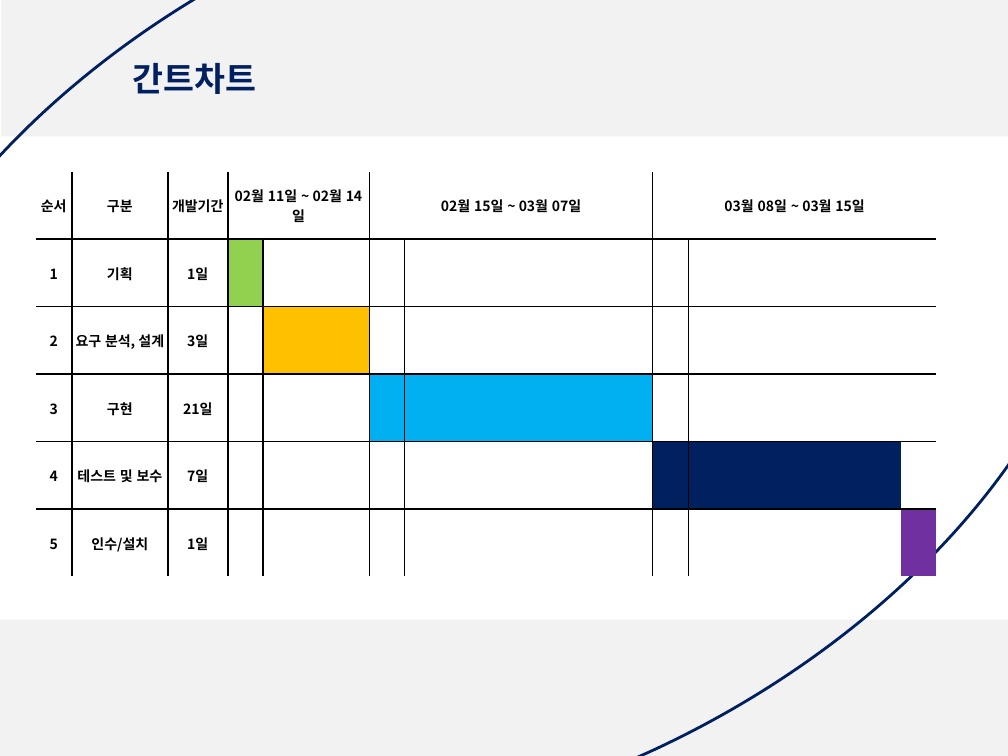
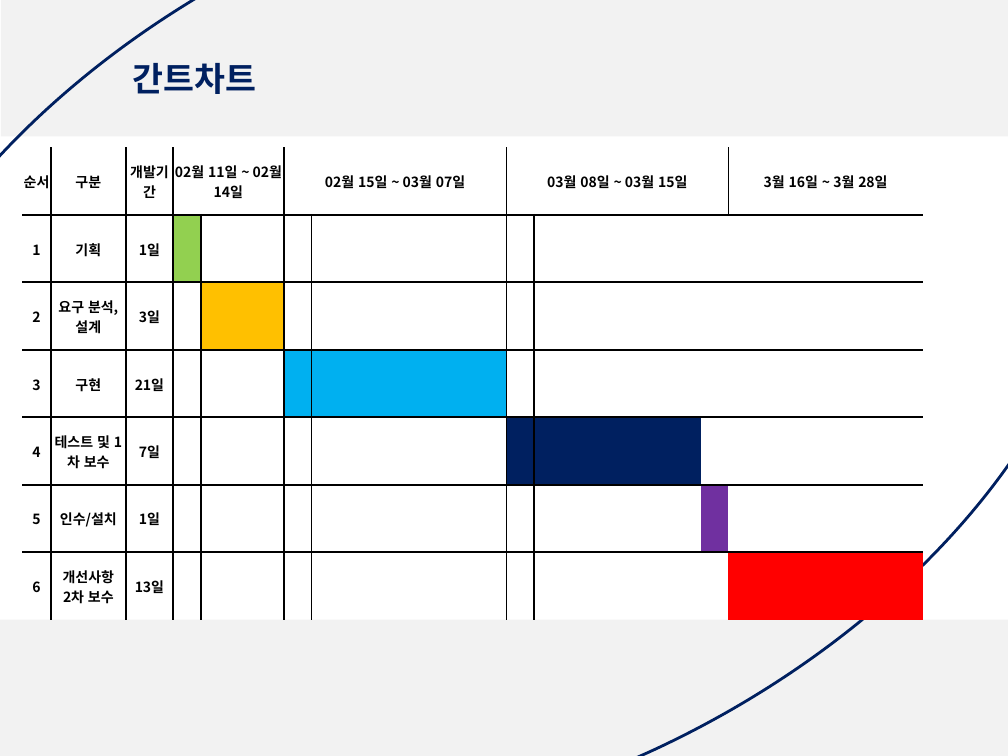
Before and after one commit to yeajinlee/ITP-team, a slide deck: slide 12 of multi_final/문서/3차 5조 2-15일 발표 자료(최종)/final_project_03.15 발표.pptx. Drawn at 1008x756 pixels with LibreOffice and Linux fonts; fonts in the diff are those of the drawing. Boxes give left, top, right and bottom in pixels: in the first picture for what was removed or moved away, otherwise in the second. Text is boxed around its words. In the diff, an @@ line names an element or a change of style, - is before the commit and + after.

```diff
--- a/multi_final/문서/3차 5조 2-15일 발표 자료(최종)/final_project_03.15 발표.pptx
+++ b/multi_final/문서/3차 5조 2-15일 발표 자료(최종)/final_project_03.15 발표.pptx
@@ table at [22,147,934,620] @@
-순서 | 구분 | 개발기간 | 02월 11일 ~ 02월 14일 |  |  |  | 02월 15일 ~ 03월 07일 |  |  |  |  |  |  |  | 03월 08일 ~ 03월 15일 |  |  |  |  |  |  | 
-1 | 기획 | 1일 |  |  |  |  |  |  |  |  |  |  |  |  |  |  |  |  |  |  |  | 
-2 | 요구 분석, 설계 | 3일 |  |  |  |  |  |  |  |  |  |  |  |  |  |  |  |  |  |  |  | 
-3 | 구현 | 21일 |  |  |  |  |  |  |  |  |  |  |  |  |  |  |  |  |  |  |  | 
-4 | 테스트 및 보수 | 7일 |  |  |  |  |  |  |  |  |  |  |  |  |  |  |  |  |  |  |  | 
-5 | 인수/설치 | 1일 |  |  |  |  |  |  |  |  |  |  |  |  |  |  |  |  |  |  |  | 
+순서 | 구분 | 개발기간 | 02월 11일 ~ 02월 14일 |  |  |  | 02월 15일 ~ 03월 07일 |  |  |  |  |  |  |  | 03월 08일 ~ 03월 15일 |  |  |  |  |  |  |  | 3월 16일 ~ 3월 28일 |  |  |  |  |  | 
+1 | 기획 | 1일 |  |  |  |  |  |  |  |  |  |  |  |  |  |  |  |  |  |  |  |  |  |  |  |  |  |  | 
+2 | 요구 분석, 설계 | 3일 |  |  |  |  |  |  |  |  |  |  |  |  |  |  |  |  |  |  |  |  |  |  |  |  |  |  | 
+3 | 구현 | 21일 |  |  |  |  |  |  |  |  |  |  |  |  |  |  |  |  |  |  |  |  |  |  |  |  |  |  | 
+4 | 테스트 및 1차 보수 | 7일 |  |  |  |  |  |  |  |  |  |  |  |  |  |  |  |  |  |  |  |  |  |  |  |  |  |  | 
+5 | 인수/설치 | 1일 |  |  |  |  |  |  |  |  |  |  |  |  |  |  |  |  |  |  |  |  |  |  |  |  |  |  | 
+6 | 개선사항 / 2차 보수 | 13일 |  |  |  |  |  |  |  |  |  |  |  |  |  |  |  |  |  |  |  |  |  |  |  |  |  |  | 
@@ table: place and size @@
-table at [35,171,932,577]
+table at [22,147,934,620]
```
Also in this commit, not shown: 2 other slides changed, 7 other files.
